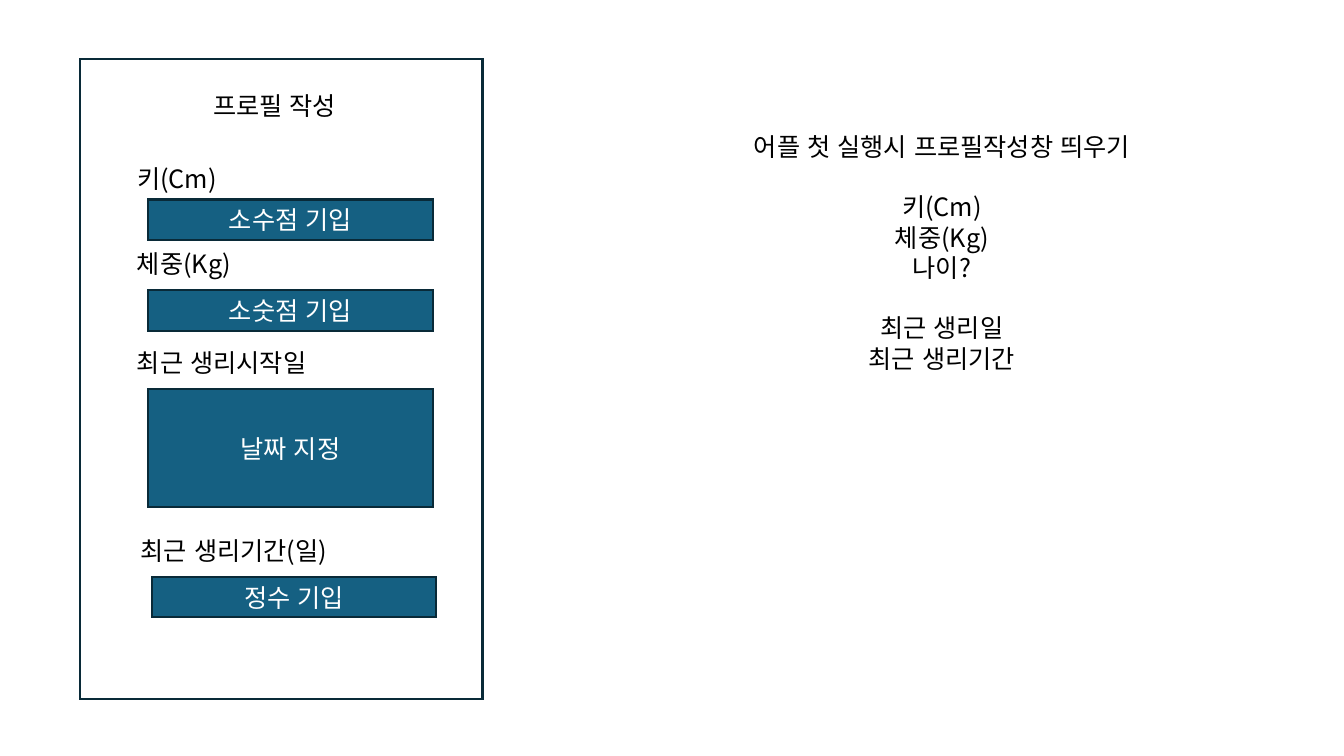
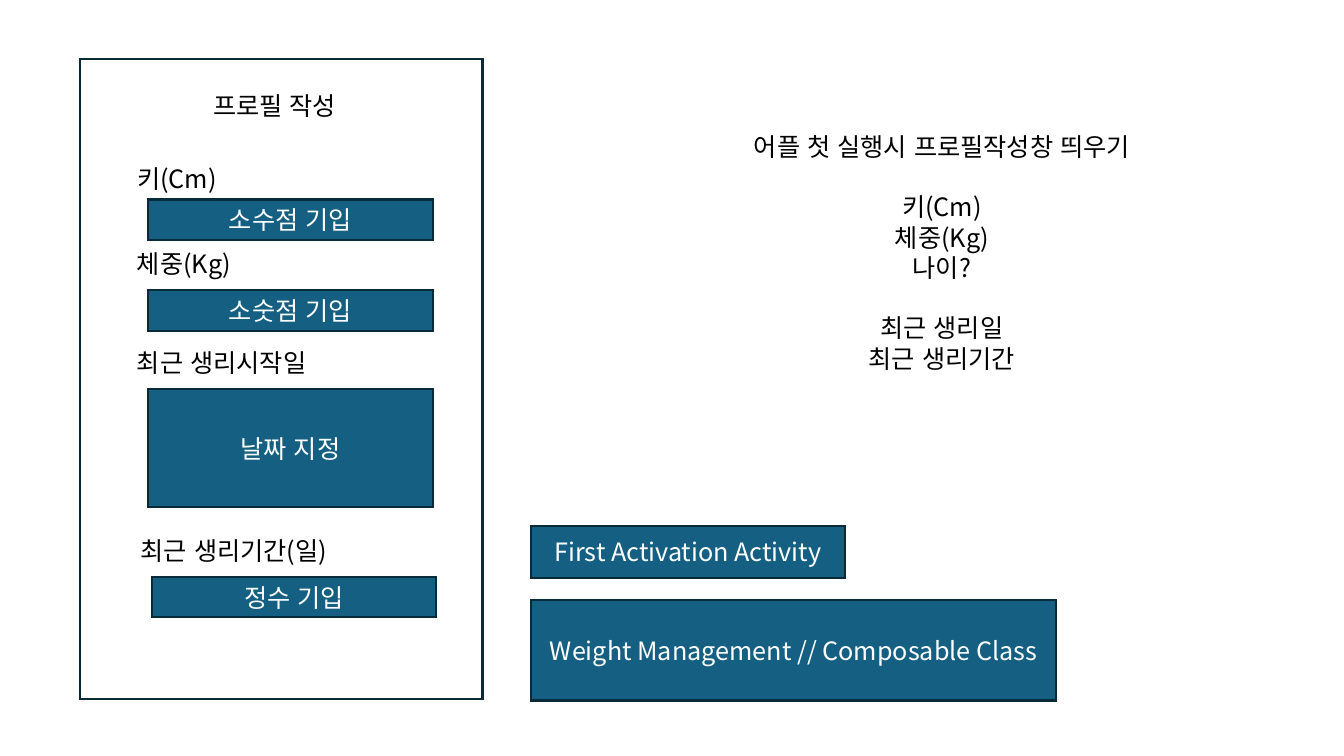
Before and after one commit to warmice8226/FemaleDataManagement, a slide deck: slide 1 of notion/UI 구상 및 기능 구현.pptx. Drawn at 1344x756 pixels with LibreOffice and Linux fonts; fonts in the diff are those of the drawing. Boxes give left, top, right and bottom in pixels: in the first picture for what was removed or moved away, otherwise in the second. Text is boxed around its words. In the diff, an @@ line names an element or a change of style, - is before the commit and + after.

```diff
--- a/notion/UI 구상 및 기능 구현.pptx
+++ b/notion/UI 구상 및 기능 구현.pptx
@@ rectangle added at (531,526,845,579), fill #156082, outline #092A39 1.5 pt, 18 pt, text #FFFFFF @@
+First Activation Activity
@@ rectangle added at (531,600,1057,701), fill #156082, outline #092A39 1.5 pt, 18 pt, text #FFFFFF @@
+Weight Management // Composable Class
```
Also in this commit, not shown: 5 other slides changed, 3 slides added.
